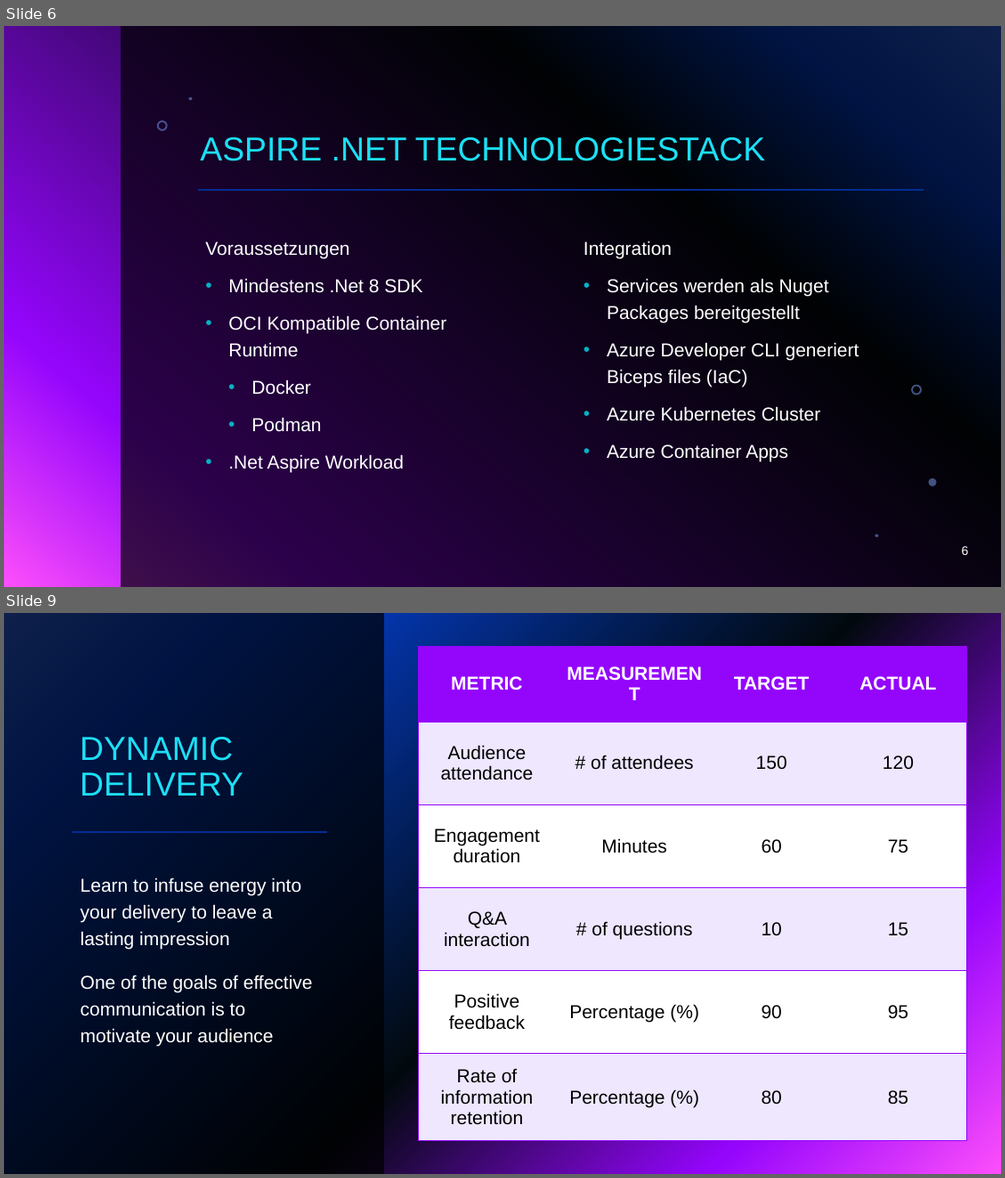
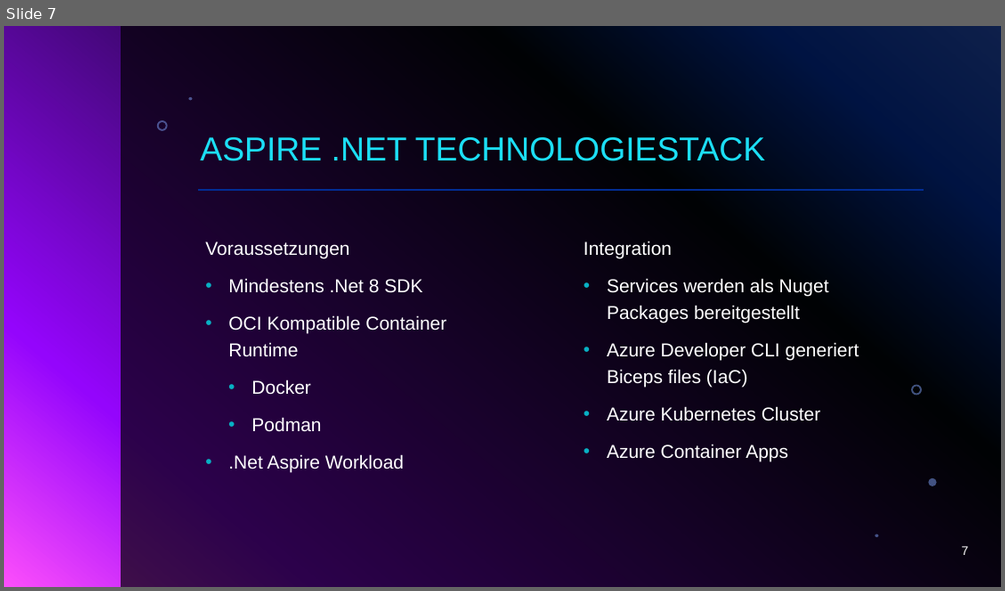
Before and after one commit to zuercheram/aspire-prototype, a slide deck: doc/project-presentation/aspire-semester-arbeit.pptx. Shown one above the other, each under a label of ours: slides 6 and 9 before the commit, slide 7 after it; the slides between them are not shown. The pictures are 1005x1178 and 1005x591 pixels, drawn with LibreOffice and Linux fonts; fonts in the diff are those of the drawing; background and template pictures are left out. Boxes give left, top, right and bottom in pixels: in the first picture for what was removed or moved away, otherwise in the second. Text is boxed around its words. In the diff, an @@ line names an element or a change of style, - is before the commit and + after.

```diff
--- a/doc/project-presentation/aspire-semester-arbeit.pptx
+++ b/doc/project-presentation/aspire-semester-arbeit.pptx
@@ slide 9 removed at bbox=[4, 613, 1001, 1174], background gradient #316CFC to #0343DF to #02090E to #9405FC to #FC4EFB @@
@@ rectangle removed at bbox=[4, 613, 384, 1174] @@
@@ table removed at bbox=[418, 646, 966, 1141], 6 rows, 4 columns @@
-METRIC | MEASUREMENT | TARGET | ACTUAL
-Audience attendance | # of attendees | 150 | 120
-Engagement duration | Minutes | 60 | 75
-Q&A interaction | # of questions | 10 | 15
-Positive feedback | Percentage (%) | 90 | 95
-Rate of information retention | Percentage (%) | 80 | 85
@@ title removed at bbox=[80, 737, 243, 795] @@
-DYNAMIC DELIVERY
@@ line removed from (72, 832) to (327, 832) @@
@@ text removed at bbox=[81, 877, 313, 1046] @@
-Learn to infuse energy into your delivery to leave a lasting impression
-One of the goals of effective communication is to motivate your audience
@@ what was slide 6 is now slide 7 @@
@@ page number at bbox=[962, 546, 969, 555]: text changed @@
-6
+7
```
Also in this commit, not shown: 2 slides changed, 6 slides added, 4 other slides removed.
